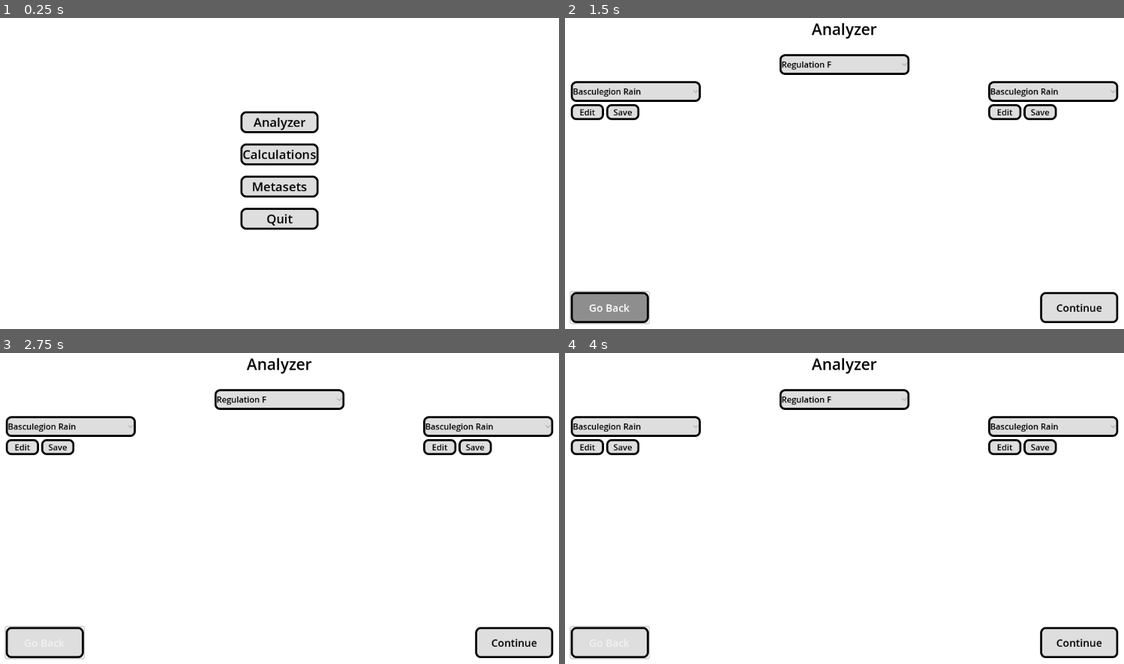
Above: before the commit, frames 1-4 (two rows, left to right).
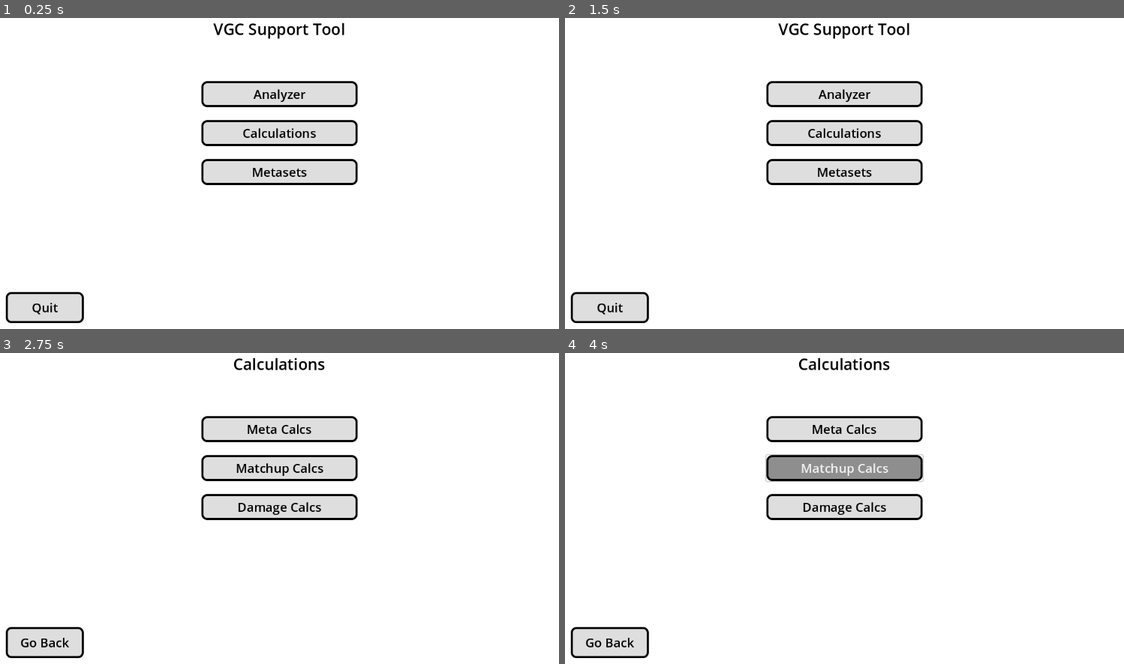
Above: after the commit, the same moments.

Repository: N0rin/VGC-Analyzer
Game: Godot game, scene res://Scene/UserInterface/main.tscn
Two runs of this game, one before a commit and one after it. Both use one fixed random seed, a clock stepped at 60 frames per second and the inputs below.
Inputs (mouse positions are in pixels of both pictures, inside the frame that each line leads up to):
- Up to frame 1 (0.25 s): no input
- Up to frame 2 (1.5 s): click "Analyzer" at 0.5 s; click "Go Back" at 1.25 s
- Up to frame 3 (2.75 s): click (279, 468) at 2 s, where only the run after the commit has a clickable "Calculations"
- Up to frame 4 (4 s): click (844, 427) at 2.75 s, where only the run after the commit has a clickable "Meta Calcs"; click (844, 468) at 3.5 s, where only the run after the commit has a clickable "Matchup Calcs"

The runs differ from the first frame. In frame 1, 11% of the frame differs, in the area x 0-65%, y 1-99%; in frame 2, 16%, in the area x 0-100%, y 1-99%; in frame 3, 15%; in frame 4, 15%.

Commit message:
Main Menu finished
Menüführung des Hauptmenüs vervollständigt.
Jetzt kann ich mich auf die Unterfunktionen konzentrieren

Diff:
--- /dev/null
+++ b/Scene/UserInterface/analyzer.gd
@@ -0,0 +1,7 @@
+extends Control
+
+signal back_to_main
+
+
+func _on_back_pressed():
+	emit_signal("back_to_main")
--- a/Scene/UserInterface/analyzer.tscn
+++ b/Scene/UserInterface/analyzer.tscn
@@ -1,17 +1,19 @@
-[gd_scene load_steps=5 format=3 uid="uid://domgejtuh26u3"]
+[gd_scene load_steps=6 format=3 uid="uid://domgejtuh26u3"]
 
+[ext_resource type="Script" path="res://Scene/UserInterface/analyzer.gd" id="1_5fpeq"]
 [ext_resource type="StyleBox" uid="uid://b1bvdnbgalbwm" path="res://Ressourcen/Styles/menue_style_box_flat.tres" id="1_hkcfj"]
 [ext_resource type="StyleBox" uid="uid://cepxar0wi7s6g" path="res://Ressourcen/Styles/menue_hover_style_box_flat.tres" id="2_b1lt6"]
 [ext_resource type="StyleBox" uid="uid://cafjxm53n17na" path="res://Ressourcen/Styles/menue_pressed_style_box_flat.tres" id="3_oww6h"]
 [ext_resource type="PackedScene" uid="uid://b1qn3c8niw3l6" path="res://Scene/UserInterface/team_select.tscn" id="4_045my"]
 
-[node name="Control" type="Control"]
+[node name="Analyzer" type="Control"]
 layout_mode = 3
 anchors_preset = 15
 anchor_right = 1.0
 anchor_bottom = 1.0
 grow_horizontal = 2
 grow_vertical = 2
+script = ExtResource("1_5fpeq")
 
 [node name="ColorRect" type="ColorRect" parent="."]
 layout_mode = 2
@@ -92,7 +94,7 @@
 theme_override_colors/font_color = Color(0, 0, 0, 1)
 theme_override_colors/font_pressed_color = Color(1, 1, 1, 1)
 theme_override_colors/font_hover_color = Color(1, 1, 1, 1)
-theme_override_font_sizes/font_size = 20
+theme_override_font_sizes/font_size = 24
 theme_override_styles/normal = ExtResource("1_hkcfj")
 theme_override_styles/hover = ExtResource("2_b1lt6")
 theme_override_styles/pressed = ExtResource("3_oww6h")
@@ -110,8 +112,10 @@
 theme_override_colors/font_color = Color(0, 0, 0, 1)
 theme_override_colors/font_pressed_color = Color(1, 1, 1, 1)
 theme_override_colors/font_hover_color = Color(1, 1, 1, 1)
-theme_override_font_sizes/font_size = 20
+theme_override_font_sizes/font_size = 24
 theme_override_styles/normal = ExtResource("1_hkcfj")
 theme_override_styles/hover = ExtResource("2_b1lt6")
 theme_override_styles/pressed = ExtResource("3_oww6h")
 text = "Continue"
+
+[connection signal="pressed" from="MarginContainer/VBoxContainer/HBoxContainer/Back" to="." method="_on_back_pressed"]
--- /dev/null
+++ b/Scene/UserInterface/calculations.gd
@@ -0,0 +1,7 @@
+extends Control
+
+signal back_to_main
+
+
+func _on_button_back_pressed():
+	emit_signal("back_to_main")
--- a/Scene/UserInterface/calculations.tscn
+++ b/Scene/UserInterface/calculations.tscn
@@ -1,15 +1,17 @@
-[gd_scene load_steps=3 format=3 uid="uid://c3o24fe5hsiil"]
+[gd_scene load_steps=4 format=3 uid="uid://c3o24fe5hsiil"]
 
+[ext_resource type="Script" path="res://Scene/UserInterface/calculations.gd" id="1_iiggt"]
 [ext_resource type="StyleBox" uid="uid://b1bvdnbgalbwm" path="res://Ressourcen/Styles/menue_style_box_flat.tres" id="1_rrjc4"]
 [ext_resource type="StyleBox" uid="uid://cepxar0wi7s6g" path="res://Ressourcen/Styles/menue_hover_style_box_flat.tres" id="2_sx3js"]
 
-[node name="Control" type="Control"]
+[node name="Calculations" type="Control"]
 layout_mode = 3
 anchors_preset = 15
 anchor_right = 1.0
 anchor_bottom = 1.0
 grow_horizontal = 2
 grow_vertical = 2
+script = ExtResource("1_iiggt")
 
 [node name="ColorRect" type="ColorRect" parent="."]
 layout_mode = 1
@@ -30,41 +32,76 @@
 grow_horizontal = 2
 theme_override_constants/separation = 20
 
-[node name="Control" type="Control" parent="VBoxContainer"]
-custom_minimum_size = Vector2(0, 30)
+[node name="MarginContainer" type="MarginContainer" parent="."]
+layout_mode = 1
+anchors_preset = 15
+anchor_right = 1.0
+anchor_bottom = 1.0
+grow_horizontal = 2
+grow_vertical = 2
+theme_override_constants/margin_left = 50
+theme_override_constants/margin_top = 30
+theme_override_constants/margin_right = 50
+theme_override_constants/margin_bottom = 30
+
+[node name="VBoxContainer" type="VBoxContainer" parent="MarginContainer"]
 layout_mode = 2
+theme_override_constants/separation = 25
 
-[node name="Label" type="Label" parent="VBoxContainer"]
+[node name="Label" type="Label" parent="MarginContainer/VBoxContainer"]
 layout_mode = 2
 theme_override_colors/font_color = Color(0, 0, 0, 1)
 theme_override_font_sizes/font_size = 30
 text = "Calculations"
 horizontal_alignment = 1
 
-[node name="Control2" type="Control" parent="VBoxContainer"]
+[node name="Control" type="Control" parent="MarginContainer/VBoxContainer"]
 custom_minimum_size = Vector2(0, 30)
 layout_mode = 2
 
-[node name="ButtonMeta" type="Button" parent="VBoxContainer"]
+[node name="ButtonMeta" type="Button" parent="MarginContainer/VBoxContainer"]
+custom_minimum_size = Vector2(300, 50)
 layout_mode = 2
+size_flags_horizontal = 4
 theme_override_colors/font_color = Color(0, 0, 0, 1)
 theme_override_font_sizes/font_size = 24
 theme_override_styles/normal = ExtResource("1_rrjc4")
 theme_override_styles/hover = ExtResource("2_sx3js")
 text = "Meta Calcs"
 
-[node name="ButtonMatchup" type="Button" parent="VBoxContainer"]
+[node name="ButtonMatchup" type="Button" parent="MarginContainer/VBoxContainer"]
+custom_minimum_size = Vector2(300, 50)
 layout_mode = 2
+size_flags_horizontal = 4
 theme_override_colors/font_color = Color(0, 0, 0, 1)
 theme_override_font_sizes/font_size = 24
 theme_override_styles/normal = ExtResource("1_rrjc4")
 theme_override_styles/hover = ExtResource("2_sx3js")
 text = "Matchup Calcs"
 
-[node name="ButtonDamage" type="Button" parent="VBoxContainer"]
+[node name="ButtonDamage" type="Button" parent="MarginContainer/VBoxContainer"]
+custom_minimum_size = Vector2(300, 50)
 layout_mode = 2
+size_flags_horizontal = 4
 theme_override_colors/font_color = Color(0, 0, 0, 1)
 theme_override_font_sizes/font_size = 24
 theme_override_styles/normal = ExtResource("1_rrjc4")
 theme_override_styles/hover = ExtResource("2_sx3js")
 text = "Damage Calcs"
+
+[node name="Control3" type="Control" parent="MarginContainer/VBoxContainer"]
+custom_minimum_size = Vector2(0, 30)
+layout_mode = 2
+size_flags_vertical = 3
+
+[node name="ButtonBack" type="Button" parent="MarginContainer/VBoxContainer"]
+custom_minimum_size = Vector2(150, 60)
+layout_mode = 2
+size_flags_horizontal = 0
+theme_override_colors/font_color = Color(0, 0, 0, 1)
+theme_override_font_sizes/font_size = 24
+theme_override_styles/normal = ExtResource("1_rrjc4")
+theme_override_styles/hover = ExtResource("2_sx3js")
+text = "Go Back"
+
+[connection signal="pressed" from="MarginContainer/VBoxContainer/ButtonBack" to="." method="_on_button_back_pressed"]
--- a/Scene/UserInterface/main.gd
+++ b/Scene/UserInterface/main.gd
@@ -1,16 +1,22 @@
 extends Control
-
-
 
 func _on_button_analyzer_pressed():
 	$Main.hide()
 	$Analyzer.show()
 
+func _on_button_calculations_pressed():
+	$Main.hide()
+	$Calculations.show()
+
+func _on_button_metasets_pressed():
+	$Main.hide()
+	$Metasets.show()
 
 func _on_button_quit_pressed():
 	get_tree().quit()
 
-
-func _on_button_calculations_pressed():
-	$Main.hide()
-	$Calculations.show()
+func _on_signal_back_to_main():
+	$Analyzer.hide()
+	$Calculations.hide()
+	$Metasets.hide()
+	$Main.show()
--- a/Scene/UserInterface/main.tscn
+++ b/Scene/UserInterface/main.tscn
@@ -1,10 +1,11 @@
-[gd_scene load_steps=6 format=3 uid="uid://du3jlorsdi04i"]
+[gd_scene load_steps=7 format=3 uid="uid://du3jlorsdi04i"]
 
 [ext_resource type="Script" path="res://Scene/UserInterface/main.gd" id="1_j0dnr"]
 [ext_resource type="StyleBox" uid="uid://b1bvdnbgalbwm" path="res://Ressourcen/Styles/menue_style_box_flat.tres" id="1_k1rlv"]
 [ext_resource type="StyleBox" uid="uid://cepxar0wi7s6g" path="res://Ressourcen/Styles/menue_hover_style_box_flat.tres" id="2_anaoc"]
 [ext_resource type="PackedScene" uid="uid://domgejtuh26u3" path="res://Scene/UserInterface/analyzer.tscn" id="3_nrylc"]
 [ext_resource type="PackedScene" uid="uid://c3o24fe5hsiil" path="res://Scene/UserInterface/calculations.tscn" id="5_doh50"]
+[ext_resource type="PackedScene" uid="uid://brb6ktceqlvcm" path="res://Scene/UserInterface/metasets.tscn" id="6_12fql"]
 
 [node name="Control" type="Control"]
 layout_mode = 3
@@ -31,47 +32,73 @@
 grow_horizontal = 2
 grow_vertical = 2
 
-[node name="VBoxContainer" type="VBoxContainer" parent="Main"]
+[node name="MarginContainer" type="MarginContainer" parent="Main"]
 layout_mode = 1
-anchors_preset = 8
-anchor_left = 0.5
-anchor_top = 0.5
-anchor_right = 0.5
-anchor_bottom = 0.5
-offset_left = -75.0
-offset_top = -83.0
-offset_right = 75.0
-offset_bottom = 83.0
+anchors_preset = 15
+anchor_right = 1.0
+anchor_bottom = 1.0
 grow_horizontal = 2
 grow_vertical = 2
-theme_override_constants/separation = 20
+theme_override_constants/margin_left = 50
+theme_override_constants/margin_top = 30
+theme_override_constants/margin_right = 50
+theme_override_constants/margin_bottom = 30
 
-[node name="ButtonAnalyzer" type="Button" parent="Main/VBoxContainer"]
+[node name="VBoxContainer" type="VBoxContainer" parent="Main/MarginContainer"]
 layout_mode = 2
+theme_override_constants/separation = 25
+
+[node name="Label" type="Label" parent="Main/MarginContainer/VBoxContainer"]
+layout_mode = 2
+size_flags_vertical = 0
+theme_override_colors/font_color = Color(0, 0, 0, 1)
+theme_override_font_sizes/font_size = 30
+text = "VGC Support Tool"
+horizontal_alignment = 1
+
+[node name="Control2" type="Control" parent="Main/MarginContainer/VBoxContainer"]
+custom_minimum_size = Vector2(0, 30)
+layout_mode = 2
+
+[node name="ButtonAnalyzer" type="Button" parent="Main/MarginContainer/VBoxContainer"]
+custom_minimum_size = Vector2(300, 50)
+layout_mode = 2
+size_flags_horizontal = 4
 theme_override_colors/font_color = Color(0, 0, 0, 1)
 theme_override_font_sizes/font_size = 24
 theme_override_styles/normal = ExtResource("1_k1rlv")
 theme_override_styles/hover = ExtResource("2_anaoc")
 text = "Analyzer"
 
-[node name="ButtonCalculations" type="Button" parent="Main/VBoxContainer"]
+[node name="ButtonCalculations" type="Button" parent="Main/MarginContainer/VBoxContainer"]
+custom_minimum_size = Vector2(300, 50)
 layout_mode = 2
+size_flags_horizontal = 4
 theme_override_colors/font_color = Color(0, 0, 0, 1)
 theme_override_font_sizes/font_size = 24
 theme_override_styles/normal = ExtResource("1_k1rlv")
 theme_override_styles/hover = ExtResource("2_anaoc")
 text = "Calculations"
 
-[node name="ButtonMetasets" type="Button" parent="Main/VBoxContainer"]
+[node name="ButtonMetasets" type="Button" parent="Main/MarginContainer/VBoxContainer"]
+custom_minimum_size = Vector2(300, 50)
 layout_mode = 2
+size_flags_horizontal = 4
 theme_override_colors/font_color = Color(0, 0, 0, 1)
 theme_override_font_sizes/font_size = 24
 theme_override_styles/normal = ExtResource("1_k1rlv")
 theme_override_styles/hover = ExtResource("2_anaoc")
 text = "Metasets"
 
-[node name="ButtonQuit" type="Button" parent="Main/VBoxContainer"]
+[node name="Control3" type="Control" parent="Main/MarginContainer/VBoxContainer"]
+custom_minimum_size = Vector2(0, 30)
 layout_mode = 2
+size_flags_vertical = 3
+
+[node name="ButtonQuit" type="Button" parent="Main/MarginContainer/VBoxContainer"]
+custom_minimum_size = Vector2(150, 60)
+layout_mode = 2
+size_flags_horizontal = 0
 theme_override_colors/font_color = Color(0, 0, 0, 1)
 theme_override_font_sizes/font_size = 24
 theme_override_styles/normal = ExtResource("1_k1rlv")
@@ -86,6 +113,14 @@
 visible = false
 layout_mode = 1
 
-[connection signal="pressed" from="Main/VBoxContainer/ButtonAnalyzer" to="." method="_on_button_analyzer_pressed"]
-[connection signal="pressed" from="Main/VBoxContainer/ButtonCalculations" to="." method="_on_button_calculations_pressed"]
-[connection signal="pressed" from="Main/VBoxContainer/ButtonQuit" to="." method="_on_button_quit_pressed"]
+[node name="Metasets" parent="." instance=ExtResource("6_12fql")]
+visible = false
+layout_mode = 1
+
+[connection signal="pressed" from="Main/MarginContainer/VBoxContainer/ButtonAnalyzer" to="." method="_on_button_analyzer_pressed"]
+[connection signal="pressed" from="Main/MarginContainer/VBoxContainer/ButtonCalculations" to="." method="_on_button_calculations_pressed"]
+[connection signal="pressed" from="Main/MarginContainer/VBoxContainer/ButtonMetasets" to="." method="_on_button_metasets_pressed"]
+[connection signal="pressed" from="Main/MarginContainer/VBoxContainer/ButtonQuit" to="." method="_on_button_quit_pressed"]
+[connection signal="back_to_main" from="Analyzer" to="." method="_on_signal_back_to_main"]
+[connection signal="back_to_main" from="Calculations" to="." method="_on_signal_back_to_main"]
+[connection signal="back_to_main" from="Metasets" to="." method="_on_signal_back_to_main"]
--- /dev/null
+++ b/Scene/UserInterface/metasets.gd
@@ -0,0 +1,7 @@
+extends Control
+
+signal back_to_main
+
+
+func _on_button_back_pressed():
+	emit_signal("back_to_main")
--- a/Scene/UserInterface/metasets.tscn
+++ b/Scene/UserInterface/metasets.tscn
@@ -1,15 +1,17 @@
-[gd_scene load_steps=3 format=3 uid="uid://brb6ktceqlvcm"]
+[gd_scene load_steps=4 format=3 uid="uid://brb6ktceqlvcm"]
 
 [ext_resource type="StyleBox" uid="uid://b1bvdnbgalbwm" path="res://Ressourcen/Styles/menue_style_box_flat.tres" id="1_bilao"]
+[ext_resource type="Script" path="res://Scene/UserInterface/metasets.gd" id="1_yvqmd"]
 [ext_resource type="StyleBox" uid="uid://cepxar0wi7s6g" path="res://Ressourcen/Styles/menue_hover_style_box_flat.tres" id="2_qo857"]
 
-[node name="Control" type="Control"]
+[node name="Metasets" type="Control"]
 layout_mode = 3
 anchors_preset = 15
 anchor_right = 1.0
 anchor_bottom = 1.0
 grow_horizontal = 2
 grow_vertical = 2
+script = ExtResource("1_yvqmd")
 
 [node name="ColorRect" type="ColorRect" parent="."]
 layout_mode = 1
@@ -19,52 +21,76 @@
 grow_horizontal = 2
 grow_vertical = 2
 
-[node name="VBoxContainer" type="VBoxContainer" parent="."]
+[node name="MarginContainer" type="MarginContainer" parent="."]
 layout_mode = 1
-anchors_preset = 5
-anchor_left = 0.5
-anchor_right = 0.5
-offset_left = -75.0
-offset_right = 75.0
-offset_bottom = 231.0
+anchors_preset = 15
+anchor_right = 1.0
+anchor_bottom = 1.0
 grow_horizontal = 2
-theme_override_constants/separation = 20
+grow_vertical = 2
+theme_override_constants/margin_left = 50
+theme_override_constants/margin_top = 30
+theme_override_constants/margin_right = 50
+theme_override_constants/margin_bottom = 30
 
-[node name="Control" type="Control" parent="VBoxContainer"]
+[node name="VBoxContainer" type="VBoxContainer" parent="MarginContainer"]
+layout_mode = 2
+theme_override_constants/separation = 25
+
+[node name="Label" type="Label" parent="MarginContainer/VBoxContainer"]
+layout_mode = 2
+theme_override_colors/font_color = Color(0, 0, 0, 1)
+theme_override_font_sizes/font_size = 30
+text = "Metasets"
+horizontal_alignment = 1
+
+[node name="Control" type="Control" parent="MarginContainer/VBoxContainer"]
 custom_minimum_size = Vector2(0, 30)
 layout_mode = 2
 
-[node name="Label" type="Label" parent="VBoxContainer"]
+[node name="ButtonSet" type="Button" parent="MarginContainer/VBoxContainer"]
+custom_minimum_size = Vector2(300, 50)
 layout_mode = 2
-theme_override_colors/font_color = Color(0, 0, 0, 1)
-theme_override_font_sizes/font_size = 30
-text = "Calculations"
-horizontal_alignment = 1
-
-[node name="Control2" type="Control" parent="VBoxContainer"]
-custom_minimum_size = Vector2(0, 30)
-layout_mode = 2
-
-[node name="ButtonMeta" type="Button" parent="VBoxContainer"]
-layout_mode = 2
+size_flags_horizontal = 4
 theme_override_colors/font_color = Color(0, 0, 0, 1)
 theme_override_font_sizes/font_size = 24
 theme_override_styles/normal = ExtResource("1_bilao")
 theme_override_styles/hover = ExtResource("2_qo857")
-text = "Meta Calcs"
+text = "Create Set"
 
-[node name="ButtonMatchup" type="Button" parent="VBoxContainer"]
+[node name="ButtonTeam" type="Button" parent="MarginContainer/VBoxContainer"]
+custom_minimum_size = Vector2(300, 50)
 layout_mode = 2
+size_flags_horizontal = 4
 theme_override_colors/font_color = Color(0, 0, 0, 1)
 theme_override_font_sizes/font_size = 24
 theme_override_styles/normal = ExtResource("1_bilao")
 theme_override_styles/hover = ExtResource("2_qo857")
-text = "Matchup Calcs"
+text = "Create Team"
 
-[node name="ButtonDamage" type="Button" parent="VBoxContainer"]
+[node name="ButtonMetagame" type="Button" parent="MarginContainer/VBoxContainer"]
+custom_minimum_size = Vector2(300, 50)
 layout_mode = 2
+size_flags_horizontal = 4
 theme_override_colors/font_color = Color(0, 0, 0, 1)
 theme_override_font_sizes/font_size = 24
 theme_override_styles/normal = ExtResource("1_bilao")
 theme_override_styles/hover = ExtResource("2_qo857")
-text = "Damage Calcs"
+text = "Create Metagame"
+
+[node name="Control3" type="Control" parent="MarginContainer/VBoxContainer"]
+custom_minimum_size = Vector2(0, 30)
+layout_mode = 2
+size_flags_vertical = 3
+
+[node name="ButtonBack" type="Button" parent="MarginContainer/VBoxContainer"]
+custom_minimum_size = Vector2(150, 60)
+layout_mode = 2
+size_flags_horizontal = 0
+theme_override_colors/font_color = Color(0, 0, 0, 1)
+theme_override_font_sizes/font_size = 24
+theme_override_styles/normal = ExtResource("1_bilao")
+theme_override_styles/hover = ExtResource("2_qo857")
+text = "Go Back"
+
+[connection signal="pressed" from="MarginContainer/VBoxContainer/ButtonBack" to="." method="_on_button_back_pressed"]
